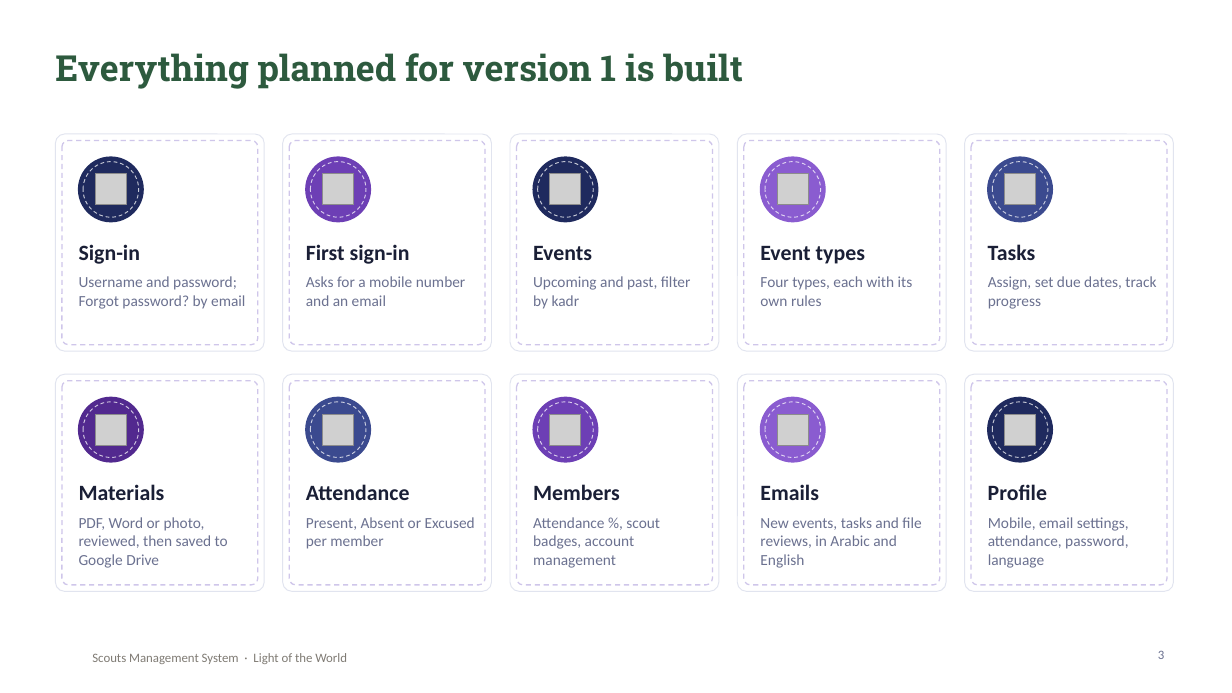
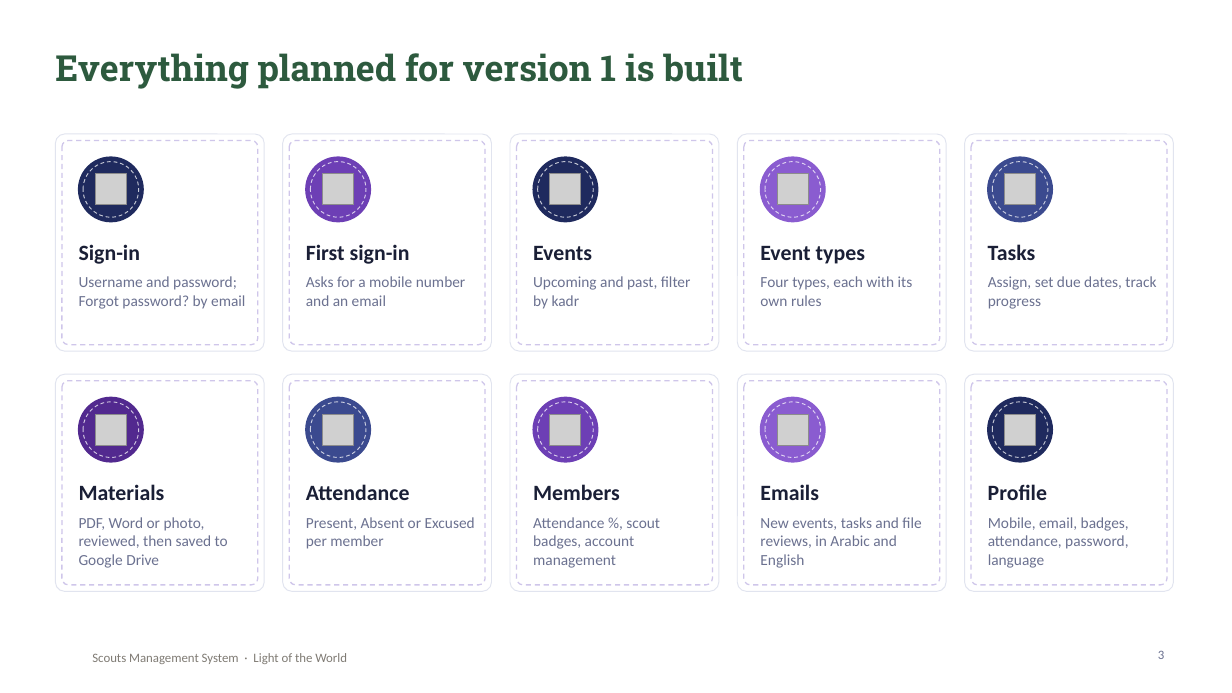
Before and after one commit to SamuelAtef123/Scouts-Management-System-Web-App, a slide deck: slide 3 of docs/Scouts-Project-Presentation.pptx. Drawn at 1232x693 pixels with LibreOffice and Linux fonts; fonts in the diff are those of the drawing; grey boxes stand for pictures; background and template pictures are left out. Boxes give left, top, right and bottom in pixels: in the first picture for what was removed or moved away, otherwise in the second. Text is boxed around its words. In the diff, an @@ line names an element or a change of style, - is before the commit and + after.

Commit message:
Always send email notifications
Removes the Email notifications switches from the Profile page and the
server: everyone concerned always gets the emails for new events, tasks,
file reviews and badges. README, privacy page, report and presentation
updated.

```diff
--- a/docs/Scouts-Project-Presentation.pptx
+++ b/docs/Scouts-Project-Presentation.pptx
@@ text at bbox=[988, 517, 1129, 568]: text changed @@
-Mobile, email settings, attendance, password, language
+Mobile, email, badges, attendance, password, language
```
Also in this commit, not shown: 11 other files.
